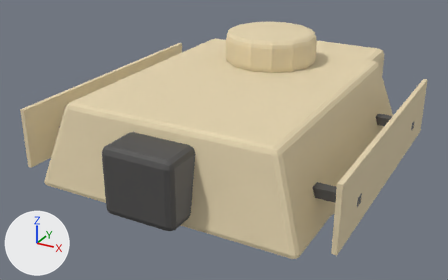
The glTF model public/assets/models/tanks/parts/medium_turret_angular.glb, before and after one commit.
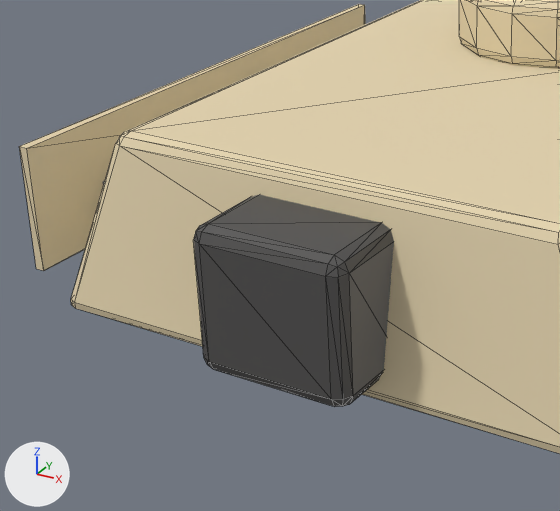
Old and new are each drawn whole from a camera (50 mm lens) standing at (1.83, -3.53, 1.93) and looking at (-0.12, 0.01, 0.16) and again close up on the part from 3% to 61% of the width and 15% to 100% of the height. Lighting does not change. The marker at lower left points along +X, +Y and +Z. The last two pictures show the newer version. The close-ups show mesh edges as thin lines.

Objects in the first close-up: 'cupola', 'gun_mantlet', 'skirt_turret_r', 'turret_shell'.
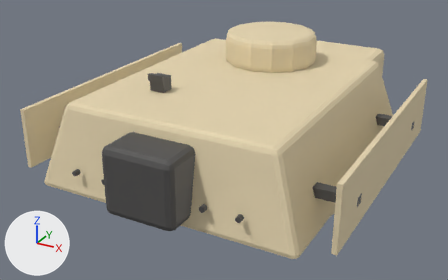
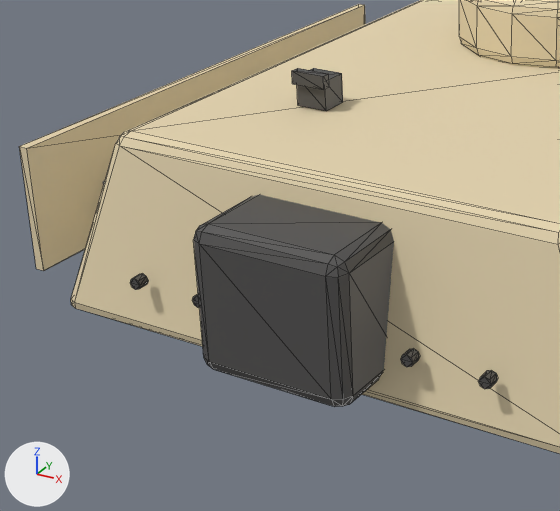
What the commit changed:
Mesh me_turfront_bolt5_trim_dark is new.
It is an 8-sided cylinder along y spanning x 0.532..0.568, y -1.0557..-1.0207, z 0.242..0.278.
It uses material mat_gear_dark (dark grey #595857).
Mesh me_turfront_bolt4_trim_dark is new.
It is an 8-sided cylinder along y spanning x 0.312..0.348, y -1.0557..-1.0207, z 0.242..0.278.
It uses material mat_gear_dark (dark grey #595857).
Mesh me_turfront_bolt1_trim_dark is new.
It is an 8-sided cylinder along y spanning x -0.348..-0.312, y -1.0557..-1.0207, z 0.242..0.278.
It uses material mat_gear_dark (dark grey #595857).
Mesh me_turfront_bolt0_trim_dark is new.
It is an 8-sided cylinder along y spanning x -0.568..-0.532, y -1.0557..-1.0207, z 0.242..0.278.
It uses material mat_gear_dark (dark grey #595857).
Mesh me_cmdr_periscope_visor is new.
It is a box spanning x -0.375..-0.265, y -0.51..-0.48, z 0.715..0.755.
It uses material mat_gear_dark (dark grey #595857).
Mesh me_cmdr_periscope_base is new.
It is a box spanning x -0.37..-0.27, y -0.495..-0.405, z 0.645..0.735.
It uses material mat_gear_dark (dark grey #595857).
Object 'turfront_bolt5_trim_dark' (ob_turfront_bolt5_trim_dark) is new; it shows me_turfront_bolt5_trim_dark.
Its location is (0.0, 0.0, 0.0).
Object 'turfront_bolt4_trim_dark' (ob_turfront_bolt4_trim_dark) is new; it shows me_turfront_bolt4_trim_dark.
Its location is (0.0, 0.0, 0.0).
Object 'turfront_bolt1_trim_dark' (ob_turfront_bolt1_trim_dark) is new; it shows me_turfront_bolt1_trim_dark.
Its location is (0.0, 0.0, 0.0).
Object 'turfront_bolt0_trim_dark' (ob_turfront_bolt0_trim_dark) is new; it shows me_turfront_bolt0_trim_dark.
Its location is (0.0, 0.0, 0.0).
Object 'cmdr_periscope_visor' (ob_cmdr_periscope_visor) is new; it shows me_cmdr_periscope_visor.
Its location is (0.0, 0.0, 0.0).
Object 'cmdr_periscope_base' (ob_cmdr_periscope_base) is new; it shows me_cmdr_periscope_base.
Its location is (0.0, 0.0, 0.0).

Where the change shows, as pixel boxes [x1, y1, x2, y2] in the close-ups (560 x 511 px):
'cmdr_periscope_base', added: after [297, 68, 343, 111]
'cmdr_periscope_visor', added: after [292, 68, 329, 90]
'turfront_bolt5_trim_dark', added: after [478, 370, 498, 389]
'turfront_bolt4_trim_dark', added: after [401, 349, 420, 367]
'turfront_bolt0_trim_dark', added: after [130, 274, 148, 290]
'turfront_bolt1_trim_dark', added: after [192, 294, 199, 308]
